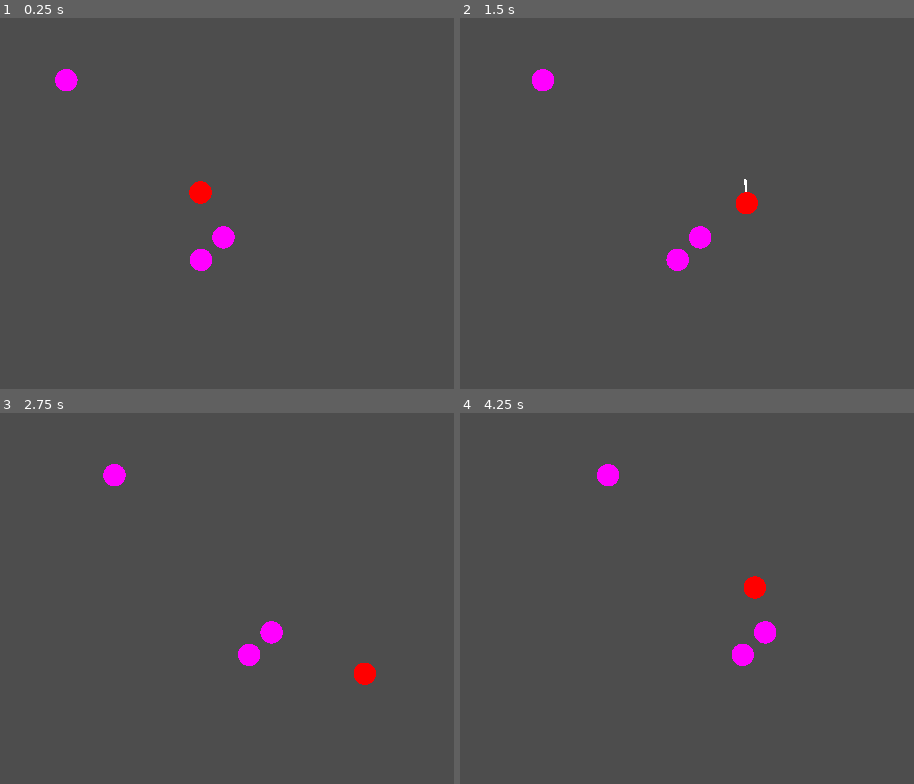
Above: before the commit, frames 1-4 (two rows, left to right).
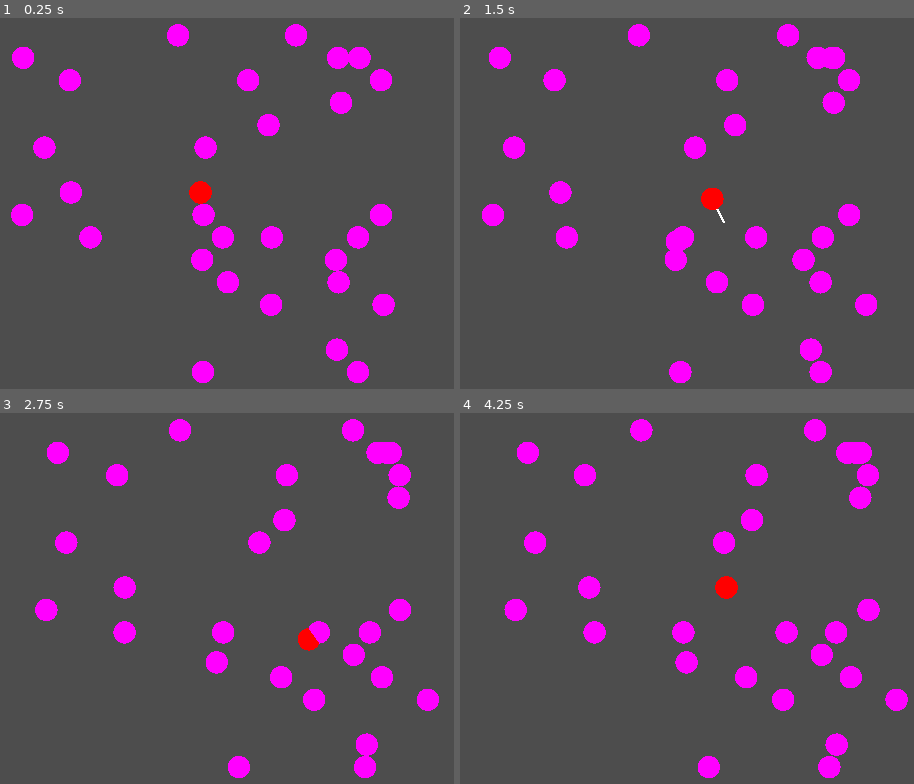
Above: after the commit, the same moments.

Repository: ralabate/cylinder-sorcerer
Game: Godot game, scene res://main.tscn
Two runs of this game, one before a commit and one after it. Both use one fixed random seed, a clock stepped at 60 frames per second and the inputs below.
Inputs:
- Up to frame 1 (0.25 s): no input
- Up to frame 2 (1.5 s): hold D 0.53-1.28 s; hold J 0.53-1.28 s; hold S from 1.28 s (still down); tap J at 1.35 s
- Up to frame 3 (2.75 s): release S at 2.03 s; hold D from 2.03 s (still down); hold J from 2.03 s (still down)
- Up to frame 4 (4.25 s): release D at 2.78 s; release J at 2.78 s; hold W 2.78-3.53 s; tap J at 2.85 s; hold A from 3.53 s (still down); hold J from 3.53 s (still down)

The runs differ from the first frame. In frame 1, 6.2% of the frame differs, in the area x 2-88%, y 1-99%; in frame 2, 7.2%; in frame 3, 7.1%; in frame 4, 7.7%, in the area x 9-99%, y 1-99%.

Commit message:
add knockback

Diff:
--- a/cylinder-sorcerer/main.gd
+++ b/cylinder-sorcerer/main.gd
@@ -1,23 +1,26 @@
 extends Node3D
 
-const PLAYER_SPEED = 0.12
+const PLAYER_SPEED = 0.07
 const PLAYER_RADIUS = 0.5
 const PLAYER_SIZE = 1.0
 const PLAYER_ATTACK_ROOT_MOTION = 0.20
 
-const PLAYER_SWORD_FRAMES = 13
-const PLAYER_SWORD_IDLE_ANGLE = 0.0 # switch to degrees
-const PLAYER_SWORD_ATTACK_START_ANGLE = -0.80
-const PLAYER_SWORD_ATTACK_ANGLE_INCREMENT = 0.50
-const PLAYER_SWORD_LENGTH = 1.1
+const PLAYER_SWORD_FRAMES = 12
+const PLAYER_SWORD_IDLE_ANGLE = 999999.0
+const PLAYER_SWORD_ATTACK_START_ANGLE = -PI/2.0 + 0.2
+const PLAYER_SWORD_ATTACK_ANGLE_INCREMENT = (PI - 0.2*2)/PLAYER_SWORD_FRAMES
+const PLAYER_SWORD_LENGTH = 1.2
 const PLAYER_SWORD_DEBUG_SPHERE_SIZE = 0.2
 
-const BADDIE_COUNT = 3
+const BADDIE_COUNT = 30
 const BADDIE_SPEED = 0.02
 const BADDIE_RADIUS = 0.5
-
-const WRAP_X = 4 + 4
-const WRAP_Z = 8 + 0
+const BADDIE_HURT_FRAMES = 6
+const BADDIE_HP = 3
+const BADDIE_KNOCKBACK = 0.6
+
+const WRAP_X = 8
+const WRAP_Z = 8
 
 var was_attacking: bool
 var is_attacking: bool
@@ -44,6 +47,9 @@
 	var radius: float
 	var color: Color
 	var mesh_instance: MeshInstance3D
+	var hurt_frame: int
+	var hp: int
+	var seed: float
 
 	func _init(p_pos: Vector3, p_radius: float, p_color: Color):
 		self.pos = p_pos
@@ -58,6 +64,9 @@
 		material.albedo_color = p_color
 		material.flags_unshaded = true
 		self.mesh_instance.mesh.surface_set_material(0, material)
+		self.hurt_frame = BADDIE_HURT_FRAMES + 1
+		self.hp = BADDIE_HP
+		self.seed = randf_range(0.0, 1.0)
 
 func is_overlapping(p1, r1, p2, r2):
 	return(p2.x - p1.x) * (p2.x - p1.x) + (p2.z - p1.z) * (p2.z - p1.z) < (r1 + r2) * (r1 + r2)
@@ -157,11 +166,61 @@
 
 	sword_debug.transform.origin = Vector3.ZERO
 	sword_debug.transform.origin += sword_pivot.basis.x.normalized() * PLAYER_SWORD_LENGTH
+	sword.scale = Vector3(1, 1, 1)
 
 	for i in BADDIE_COUNT:
 		var b = baddie_list[i]
-		b.pos.x += BADDIE_SPEED * sin(0.01 * frame)
-		if is_overlapping(b.pos, b.radius, sword_debug.global_transform.origin, PLAYER_SWORD_DEBUG_SPHERE_SIZE) && sword_frame < PLAYER_SWORD_FRAMES:
-			b.pos.x = 0
-			b.pos.z = 0
+
+		if b.hp == 0:
+			continue
+
+		b.hurt_frame += 1
+
+		if b.hurt_frame > BADDIE_HURT_FRAMES && is_overlapping(b.pos, b.radius, sword_debug.global_transform.origin, PLAYER_SWORD_DEBUG_SPHERE_SIZE) && sword_frame < PLAYER_SWORD_FRAMES:
+			b.hurt_frame = 1
+			sword.scale = Vector3(randf_range(1.5, 1.9), randf_range(1.5, 2.5), randf_range(1.5, 2.5))
+			var knockback_dir: Vector3
+			knockback_dir.x = b.pos.x - player.pos.x
+			knockback_dir.z = b.pos.z - player.pos.z
+			b.pos += knockback_dir.normalized() * BADDIE_KNOCKBACK
+
+		match b.hurt_frame:
+			1:
+				b.mesh_instance.get_active_material(0).albedo_color = Color.WHITE
+				b.mesh_instance.scale = Vector3(0.8 ,0.8, 0.8)
+				b.pos.x += randf_range(-0.09, 0.09)
+				b.pos.z += randf_range(-0.09, 0.09)
+			2:
+				b.mesh_instance.get_active_material(0).albedo_color = Color.BLACK
+				b.mesh_instance.scale = Vector3(1.1, 1.1, 1.1)
+				b.pos.x += randf_range(-0.09, 0.09)
+				b.pos.z += randf_range(-0.09, 0.09)
+			3:
+				b.mesh_instance.get_active_material(0).albedo_color = Color.BLACK
+				b.mesh_instance.scale = Vector3(1.15, 1.15, 1.15)
+				b.pos.x += randf_range(-0.09, 0.09)
+				b.pos.z += randf_range(-0.09, 0.09)
+			4:
+				b.mesh_instance.get_active_material(0).albedo_color = Color.WHITE
+				b.mesh_instance.scale = Vector3(1.2, 1.2, 1.2)
+				b.pos.x += randf_range(-0.09, 0.09)
+				b.pos.z += randf_range(-0.09, 0.09)
+
+			_ when b.hurt_frame < BADDIE_HURT_FRAMES:
+				b.mesh_instance.get_active_material(0).albedo_color = Color.WHITE
+				b.mesh_instance.scale = Vector3(1, 1, 1)
+				b.pos.x += randf_range(-0.09, 0.09)
+				b.pos.z += randf_range(-0.09, 0.09)
+
+			_ when b.hurt_frame == BADDIE_HURT_FRAMES:
+				b.mesh_instance.get_active_material(0).albedo_color = Color.MAGENTA
+				b.mesh_instance.scale = Vector3(1, 1, 1)
+				b.hp -= 1
+				if b.hp == 0:
+					b.mesh_instance.hide()
+					sword_frame = PLAYER_SWORD_FRAMES
+
+		if b.hurt_frame > BADDIE_HURT_FRAMES:
+			b.pos.x += b.seed * BADDIE_SPEED * sin(0.01 * frame + b.seed)
+
 		b.mesh_instance.transform.origin = b.pos
